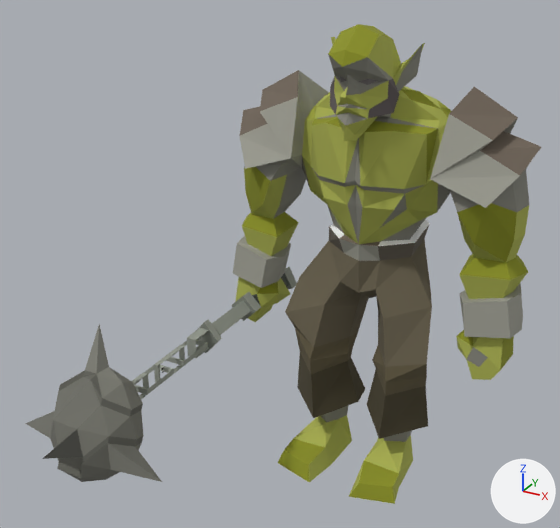
An edit to the glTF model public/assets/enemies-gltf/strongstack.glb, drawn before and after from the same camera.
The view is the same before and after, from a camera (50 mm lens) standing at (105.0, -265.0, 214.0) and looking at (-14.0, -48.0, 106.0). The lights are fixed; the arrows at lower right show +X, +Y and +Z. The first picture is the older version. Vertices at exactly the same position are counted once.

The scene before the commit, as lines of its bpy script (objects in view):
```python
me_mesh_0 = bpy.data.meshes.new('Mesh_0')
me_mesh_0.from_pydata(...)  # 674 vertices, 1329 faces; spans x -81.0..61.0, y -136.0..30.0, z 0.0..184.0
# faces by material slot: [1327, 2]
me_mesh_0.materials.append(mat_material_0)  # picture img_image_0
me_mesh_0.materials.append(mat_material_1)  # picture img_image_0
ob_mesh_0 = bpy.data.objects.new('Mesh_0', me_mesh_0)
ob_mesh_0.location = (0.0, 0.0, 0.0)
```
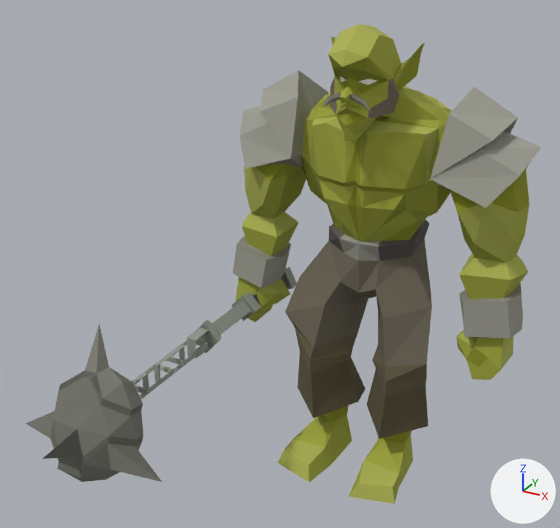
Boxes [x1, y1, x2, y2] around the edits, measured in the pictures (560 x 528 px):
part 1 of me_mesh_0, cut back
    before: [326, 69, 394, 246]
    after: [323, 69, 394, 246]
part 2 of me_mesh_0, surface changed
    both: [159, 24, 541, 504]

The change, as a list of edits to the scene's bpy script:
```text
Change me_mesh_0:
    used by ob_mesh_0; location = (0.0, 0.0, 0.0)
    remove me_mesh_0.from_pydata(...)  # 674 vertices, 1329 faces; spans x -81.0..61.0, y -136.0..30.0, z 0.0..184.0
    add me_mesh_0.from_pydata(...)  # 701 vertices, 1383 faces; spans x -81.0..61.0, y -136.0..30.0, z 0.0..184.0
    me_mesh_0 part 1
    40 faces are deleted
    24 vertices are added at x -7.0..7.0, y -28.0..-11.0, z 104.0..168.0
    92 new faces join them, mat_material_0 (picture img_image_0)
    me_mesh_0 part 2: 1146 kept faces spanning x -62.0..61.0, y -95.0..30.0, z 0.0..184.0 get new texture (UV) coordinates
    other edits to the shape of me_mesh_0 do not show in these pictures
```
